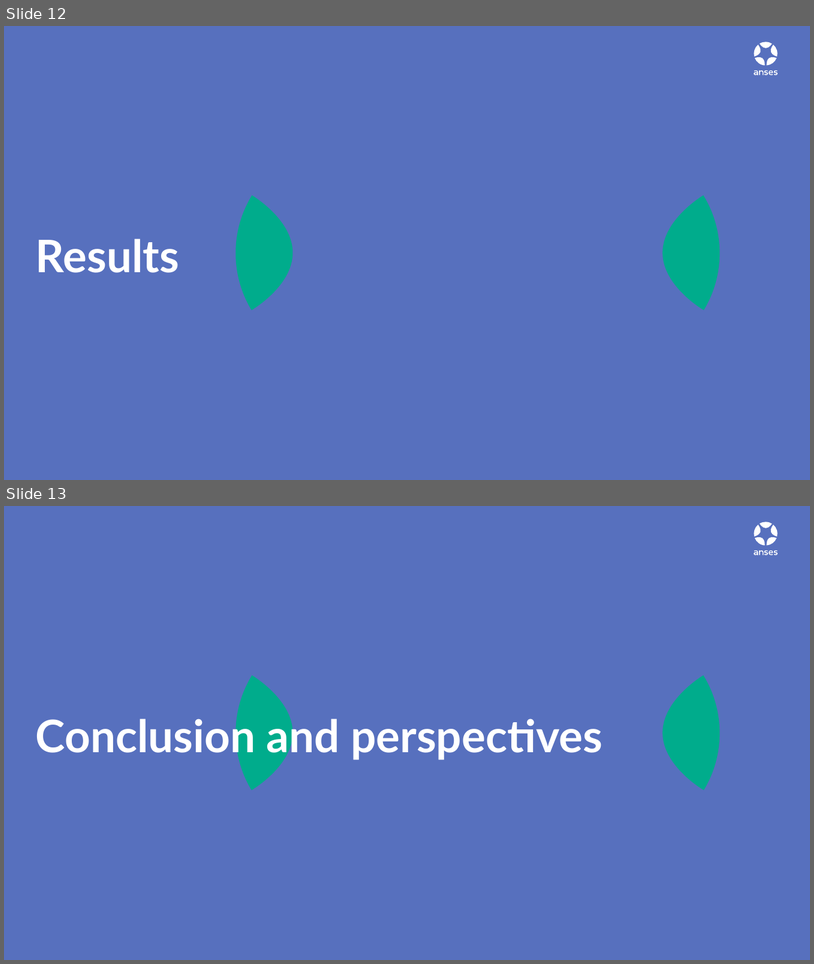
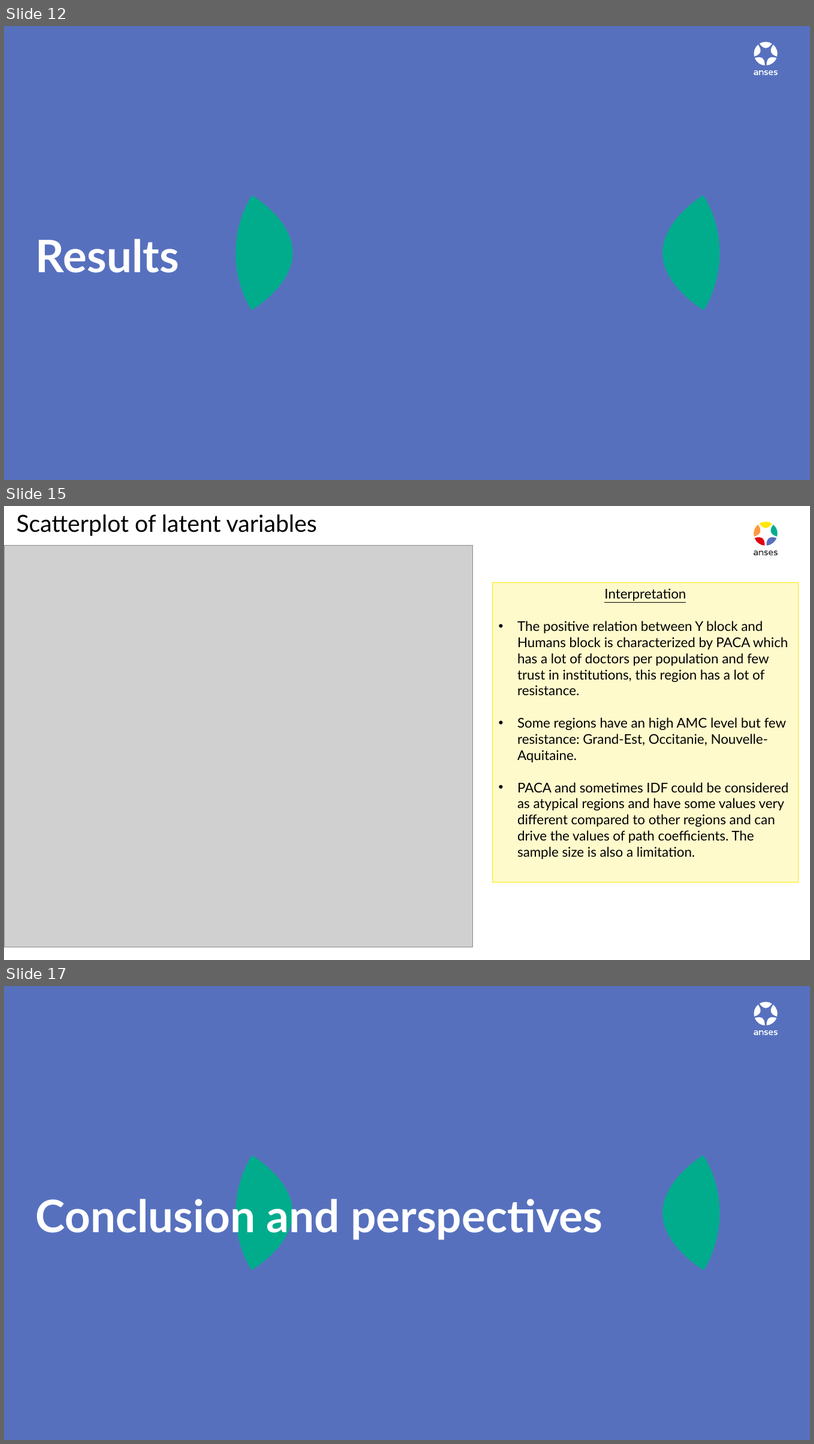
Before and after one commit to GMarTT/Agrostat-Dijon, a slide deck: diaporama/diapo_agrostat_v1.pptx. Shown one above the other, each under a label of ours: slides 12 and 13 before the commit, slides 12, 15 and 17 after it; the slides between them are not shown. The pictures are 814x964 and 814x1444 pixels, drawn with LibreOffice and Linux fonts; fonts in the diff are those of the drawing; grey boxes stand for pictures. Boxes give left, top, right and bottom in pixels: in the first picture for what was removed or moved away, otherwise in the second. Text is boxed around its words. In the diff, an @@ line names an element or a change of style, - is before the commit and + after.

```diff
--- a/diaporama/diapo_agrostat_v1.pptx
+++ b/diaporama/diapo_agrostat_v1.pptx
@@ slide 15 added at box(4, 506, 810, 960), background #FFFFFF @@
@@ text added at box(17, 514, 317, 536), 28 pt, text #000000 @@
+Scatterplot of latent variables
@@ group added at box(754, 522, 779, 556): 10 freeform shapes @@
@@ picture added at box(4, 546, 473, 947) @@
@@ rectangle added at box(493, 582, 799, 882), fill #FFFACC, outline #FFE800 0.75 pt, 16 pt, text #000000 @@
+Interpretation
+• The positive relation between Y block and Humans block is characterized by PACA which has a lot of doctors per population and few trust in institutions, this region has a lot of resistance.
+• Some regions have an high AMC level but few resistance: Grand-Est, Occitanie, Nouvelle-Aquitaine.
+• PACA and sometimes IDF could be considered as atypical regions and have some values very different compared to other regions and can drive the values of path coefficients. The sample size is also a limitation.
@@ what was slide 13 is now slide 17 @@
```
Also in this commit, not shown: 3 slides changed, 5 other slides added, 5 other files.
